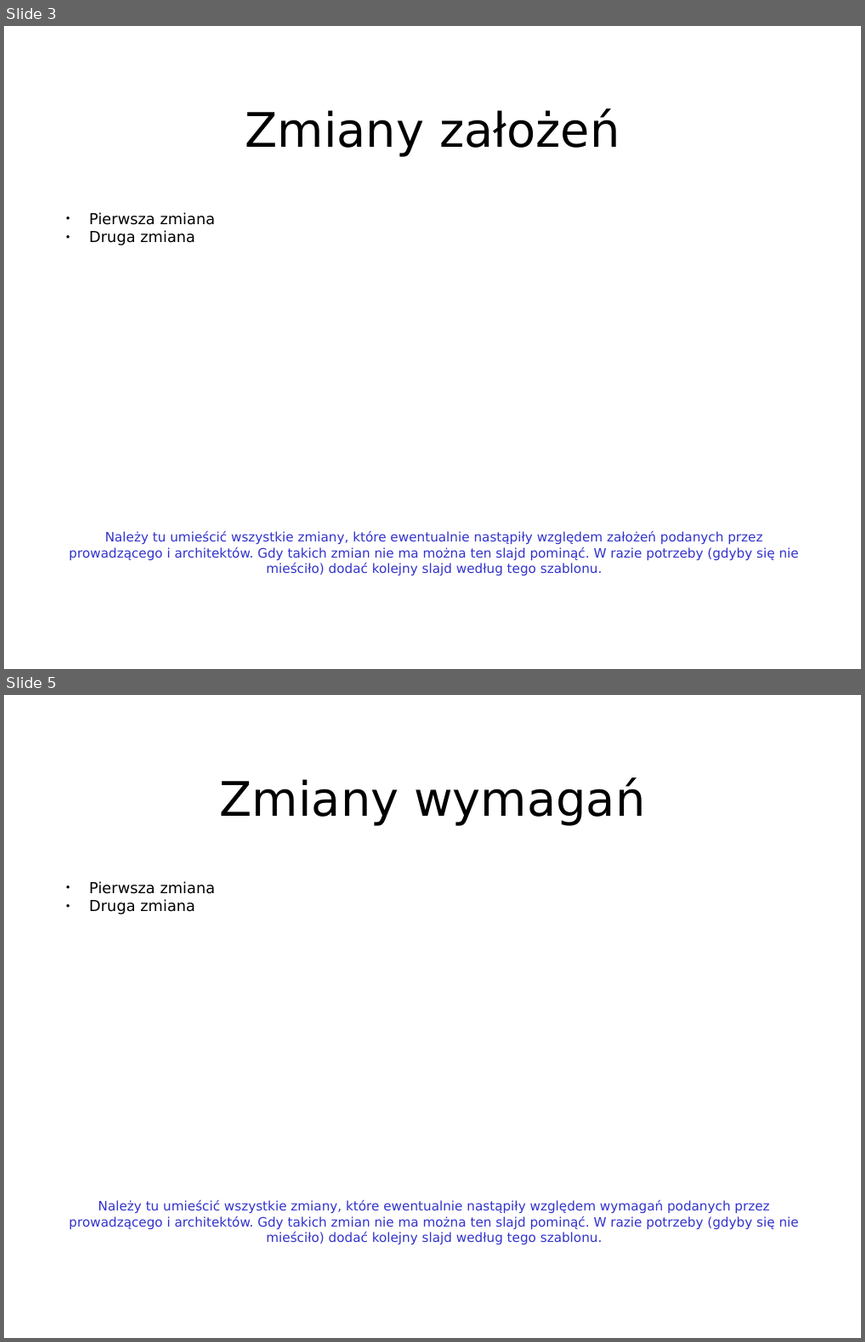
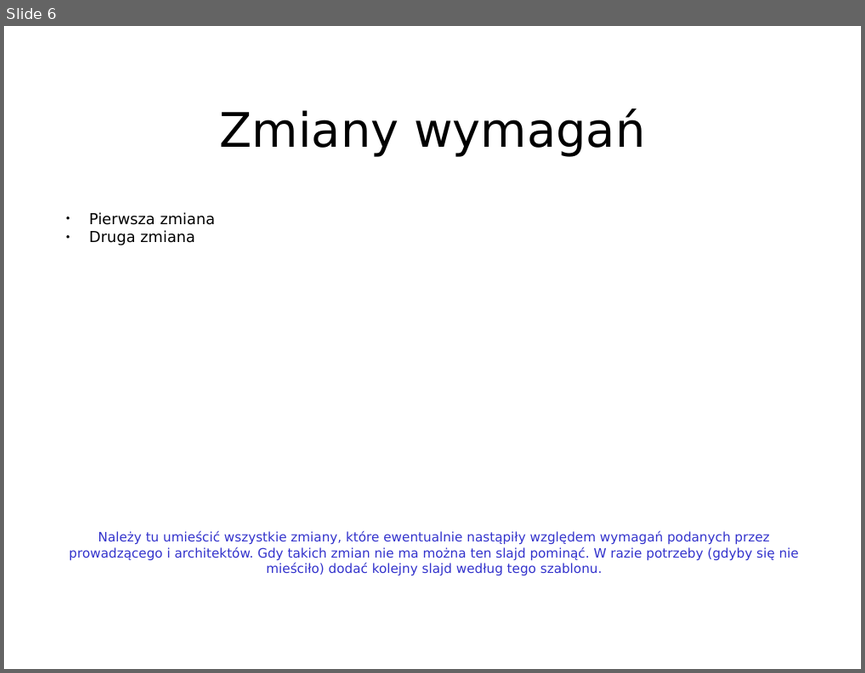
Before and after one commit to Informatyka-Stosowana-Chopy/Inzynieria-oprogramowania, a slide deck: front-end/szablon_proj_prez.ppt. Shown one above the other, each under a label of ours: slides 3 and 5 before the commit, slide 6 after it; the slides between them are not shown. The pictures are 865x1342 and 865x673 pixels, drawn with LibreOffice and Linux fonts; fonts in the diff are those of the drawing. Boxes give left, top, right and bottom in pixels: in the first picture for what was removed or moved away, otherwise in the second. Text is boxed around its words. In the diff, an @@ line names an element or a change of style, - is before the commit and + after.

```diff
--- a/front-end/szablon_proj_prez.ppt
+++ b/front-end/szablon_proj_prez.ppt
@@ slide 3 removed at bbox=[4, 26, 861, 669], background #FFFFFF @@
@@ title removed at bbox=[245, 108, 620, 157] @@
-Zmiany założeń
@@ text removed at bbox=[89, 212, 216, 245] @@
-● Pierwsza zmiana
-● Druga zmiana
@@ text removed at bbox=[69, 530, 799, 575] @@
-Należy tu umieścić wszystkie zmiany, które ewentualnie nastąpiły względem założeń podanych przez prowadzącego i architektów. Gdy takich zmian nie ma można ten slajd pominąć. W razie potrzeby (gdyby się nie mieściło) dodać kolejny slajd według tego szablonu.
@@ what was slide 5 is now slide 6 @@
```
Also in this commit, not shown: 3 slides changed, 3 slides added, 1 other slide removed.
